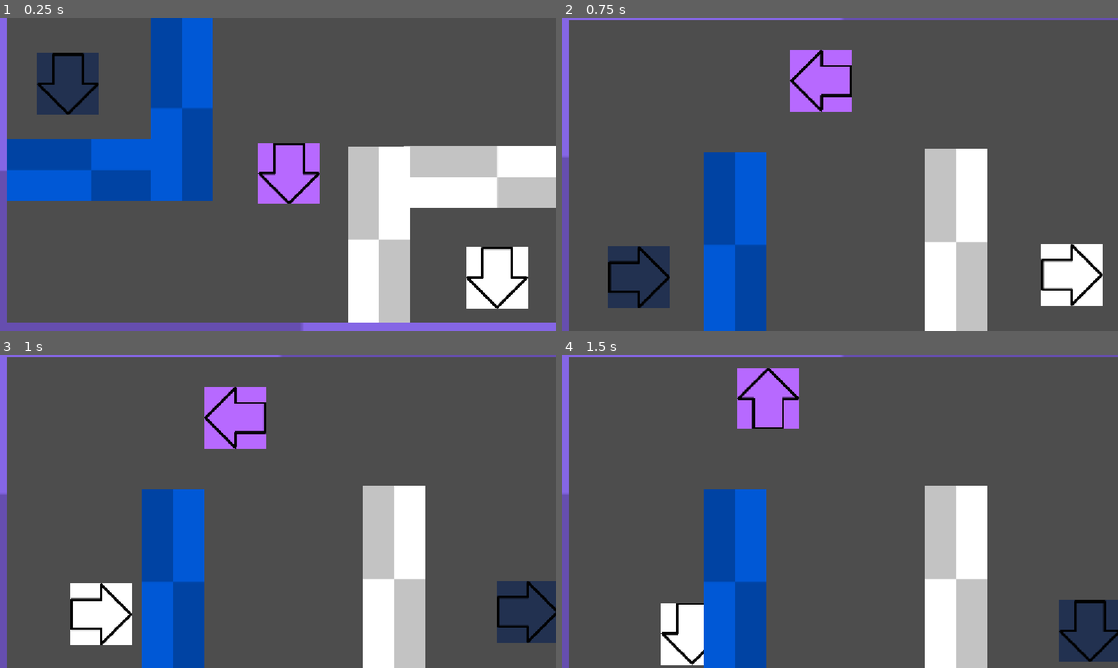
Above: before the commit, frames 1-4 (two rows, left to right).
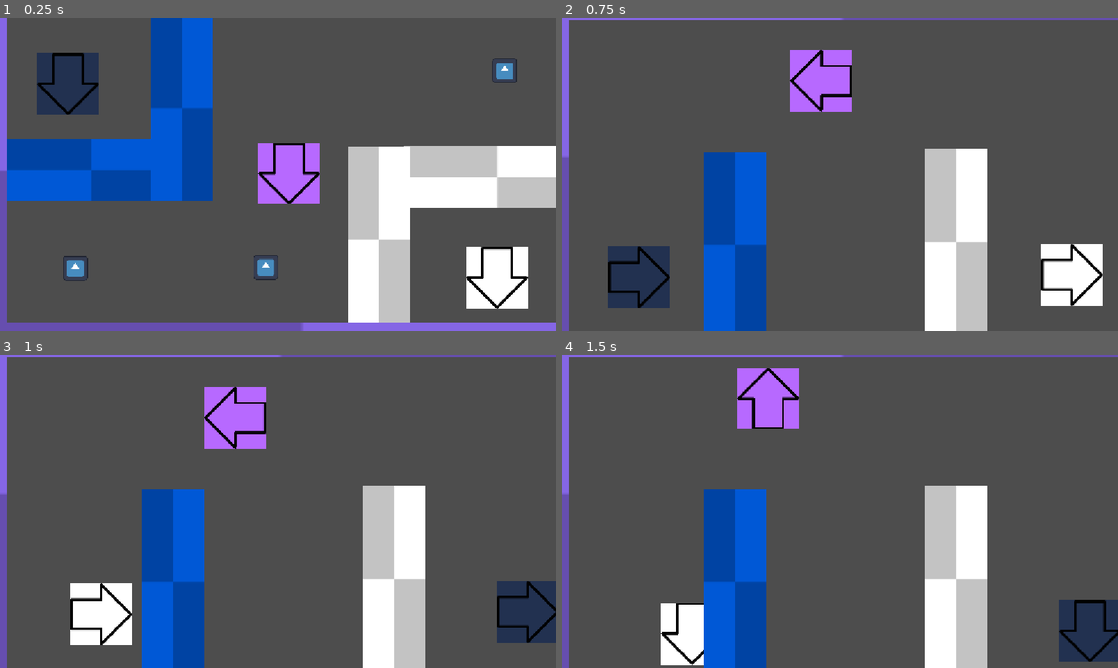
Above: after the commit, the same moments.

Repository: Equipe-Plasma/Switch-Shadow
Game: Godot game, scene res://fase/fase 1/fase_1.tscn
The game is run twice, just before and just after one commit, with the same random seed, the same clock (stepped at 60 frames per second) and the same inputs. The engine's default icon, where the game draws it, is replaced by a stand-in: a white triangle on a blue panel in a dark square.
Inputs:
- Up to frame 1 (0.25 s): no input
- Up to frame 2 (0.75 s): tap Enter (proxima_fase) at 0.5 s; hold D (mover_direita) from 0.53 s (still down); hold Enter (proxima_fase) from 0.53 s (still down)
- Up to frame 3 (1 s): keep holding D (mover_direita); keep holding Enter (proxima_fase); tap Space (trocar_sombra) at 0.8 s
- Up to frame 4 (1.5 s): release D (mover_direita) at 1.28 s; release Enter (proxima_fase) at 1.28 s; hold S (mover_baixo) from 1.28 s (still down); tap Space (trocar_sombra) at 1.35 s

The runs differ from the first frame. In frame 1, 0.6% of the frame differs, in the area x 11-93%, y 12-84%; in frame 2, nothing differs; in frame 3, nothing differs; in frame 4, nothing differs.

Commit message:
item adicionado

Diff:
--- a/fase/fase 1/fase_1.gd
+++ b/fase/fase 1/fase_1.gd
@@ -2,23 +2,32 @@
 
 @onready var player: CharacterBody2D = $Player
 @onready var sombra: CharacterBody2D = $Sombra
+
+var total_itens: int = 0
+
+func _ready() -> void:
+	# Conta quantos itens existem na fase ao iniciar com base no grupo "itens"
+	total_itens = get_tree().get_nodes_in_group("itens").size()
+	print("Itens totais nesta fase: ", total_itens)
+
+func _process(_delta: float) -> void:
+	verificar_progresso()
 
 func _unhandled_input(event: InputEvent) -> void:
 	# Quando o jogador apertar o botão de troca (ESPAÇO)
 	if event.is_action_pressed("trocar_sombra"):
 		trocar_posicoes()
 
-	# Atalho para avançar de fase ao apertar Enter (ui_accept)
+	# Atalho para avançar de fase ao apertar Enter (ui_accept) ou a ação configurada
 	if event.is_action_pressed("proxima_fase"):
-		# Substitua pelo caminho real do seu arquivo fase_2.tscn
-		get_tree().change_scene_to_file("res://fase/fase 2/fase_2.tscn")
+		avancar_para_proxima_fase()
 
 func trocar_posicoes() -> void:
 	if player == null or sombra == null:
 		return
 
 	if not pode_trocar_posicoes():
-		print("Acão bloqueada:Personagem na parede!! ")
+		print("Ação bloqueada: Personagem na parede!! ")
 		return
 
 	# Se estiver tudo certo, executa a troca
@@ -49,3 +58,20 @@
 
 	# A Sombra vai para onde o Player estava
 	sombra.global_position = pos_temp_player
+
+func verificar_progresso() -> void:
+	# Olha quantos itens restam no grupo "itens"
+	var itens_restantes = get_tree().get_nodes_in_group("itens").size()
+
+	# Se a fase tinha itens e todos foram coletados (restam 0)
+	if total_itens > 0 and itens_restantes == 0:
+		avancar_para_proxima_fase()
+
+func avancar_para_proxima_fase() -> void:
+	print("Todos os itens coletados! Indo para a próxima fase...")
+
+	# Carrega a próxima fase usando o caminho que você já definiu
+	var resultado = get_tree().change_scene_to_file("res://fase/fase 2/fase_2.tscn")
+
+	if resultado != OK:
+		print("Erro: A fase_2.tscn não foi encontrada ou não pôde ser carregada!")
--- a/fase/fase 1/fase_1.tscn
+++ b/fase/fase 1/fase_1.tscn
@@ -8,6 +8,7 @@
 [ext_resource type="PackedScene" uid="uid://b0nugb86ufv0r" path="res://parede/parede_bloqueia_player.tscn" id="4_ge8mc"]
 [ext_resource type="PackedScene" uid="uid://cv1kaaq84myxc" path="res://parede/parede_bloqueia_sombra.tscn" id="5_8t630"]
 [ext_resource type="PackedScene" uid="uid://dxxyiof204lp2" path="res://parede/parede_geral.tscn" id="6_h75nb"]
+[ext_resource type="PackedScene" uid="uid://bg3d3dk0l61jv" path="res://item/item.tscn" id="10_0r7j3"]
 [ext_resource type="PackedScene" uid="uid://ca0sreux3v314" path="res://sombra_reversa/sombra_reversa.tscn" id="10_13r4u"]
 
 [node name="Fase1" type="Node2D" unique_id=1904190499]
@@ -59,3 +60,12 @@
 [node name="ParedeGeral4" parent="." unique_id=494659530 instance=ExtResource("6_h75nb")]
 position = Vector2(-50, 316.00003)
 scale = Vector2(1, 5)
+
+[node name="Item" parent="." unique_id=1168481889 groups=["itens"] instance=ExtResource("10_0r7j3")]
+position = Vector2(1046, 109)
+
+[node name="Item2" parent="." unique_id=1003667387 groups=["itens"] instance=ExtResource("10_0r7j3")]
+position = Vector2(156, 518)
+
+[node name="Item3" parent="." unique_id=720673298 groups=["itens"] instance=ExtResource("10_0r7j3")]
+position = Vector2(551, 516)
--- /dev/null
+++ b/item/item.gd
@@ -0,0 +1,9 @@
+extends Area2D
+
+# Esta função é chamada automaticamente pelo Godot quando algo entra na área do item
+func _on_body_entered(body: Node2D) -> void:
+	# Verifica se quem encostou é o Player
+	if body.name == "Player":
+		# Emite um aviso para quem estiver ouvindo que este item foi coletado
+		# Depois remove o item da fase
+		queue_free()
--- /dev/null
+++ b/item/item.tscn
@@ -0,0 +1,19 @@
+[gd_scene format=3 uid="uid://bg3d3dk0l61jv"]
+
+[ext_resource type="Script" uid="uid://chtqxur71et2r" path="res://item/item.gd" id="1_6t40p"]
+[ext_resource type="Texture2D" uid="uid://b5fhova30neq" path="res://assets/icon.svg" id="2_0yflk"]
+
+[sub_resource type="CircleShape2D" id="CircleShape2D_123ki"]
+radius = 25.0
+
+[node name="Item" type="Area2D" unique_id=1168481889]
+script = ExtResource("1_6t40p")
+
+[node name="CollisionShape2D" type="CollisionShape2D" parent="." unique_id=512901874]
+shape = SubResource("CircleShape2D_123ki")
+
+[node name="Sprite2D" type="Sprite2D" parent="." unique_id=498615420]
+scale = Vector2(0.4, 0.4)
+texture = ExtResource("2_0yflk")
+
+[connection signal="body_entered" from="." to="." method="_on_body_entered"]
Not shown, added: item/item.gd.uid
